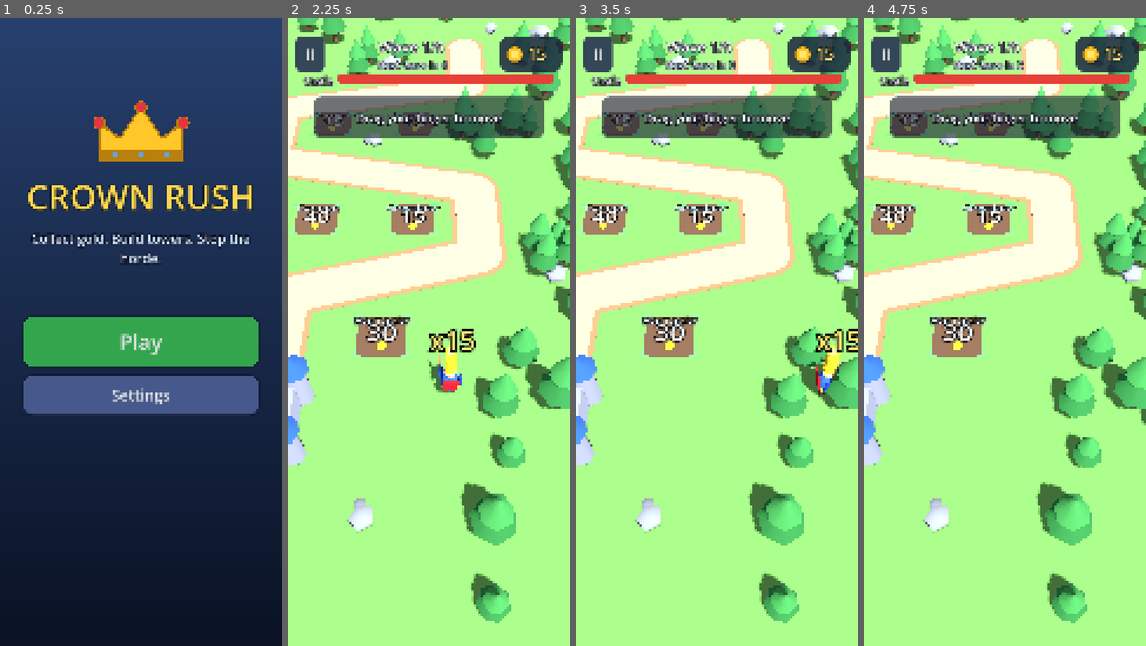
Above: before the commit, frames 1-4 (left to right).
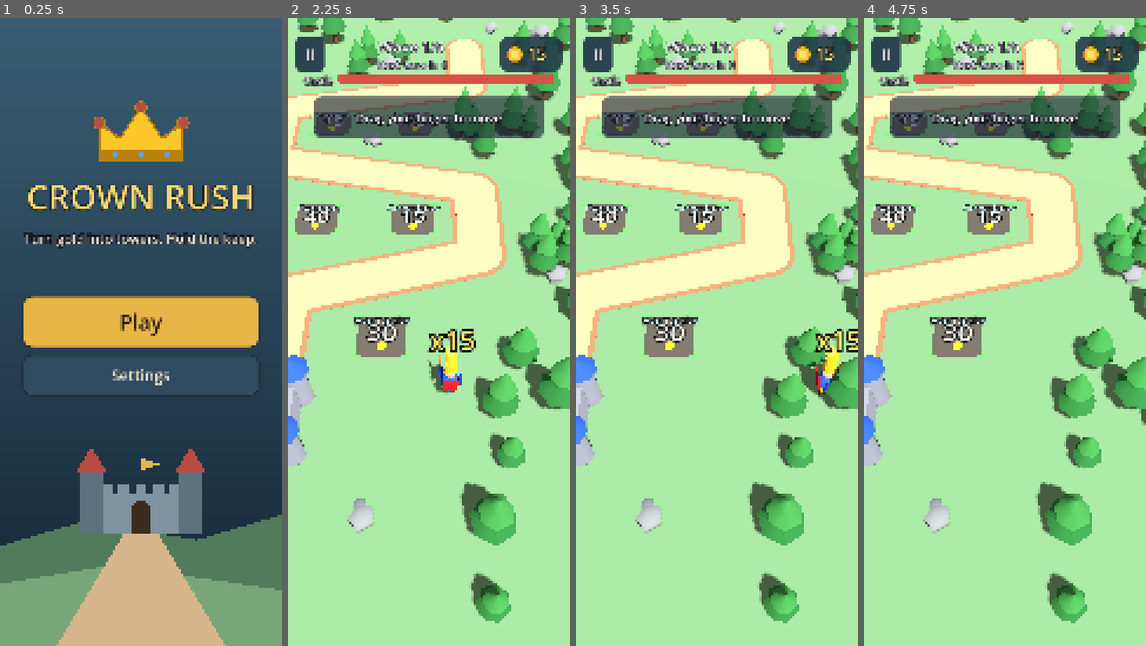
Above: after the commit, the same moments.

Repository: legioner666/Game-
Game: Godot game, scene res://main.tscn
The game is run twice, just before and just after one commit, with the same random seed, the same clock (stepped at 60 frames per second) and the same inputs.
Inputs (mouse positions are in pixels of both pictures, inside the frame that each line leads up to):
- Up to frame 1 (0.25 s): no input
- Up to frame 2 (2.25 s): click "Play" at 0.5 s; click "II" at 1.25 s; click "Restart" at 2 s
- Up to frame 3 (3.5 s): tap Enter at 2.75 s; move the mouse to (779, 300) at 2.77 s; hold Right (ui_right) from 2.78 s (still down); click (779, 300) at 2.92 s
- Up to frame 4 (4.75 s): release Right (ui_right) at 3.5 s; drag from (948, 363) to (990, 457) at 3.52 s; move the mouse to (1033, 193) at 4.27 s; hold Right (ui_right) from 4.28 s (still down); click (1033, 193) at 4.42 s

The runs differ from the first frame. In frame 1, 80% of the frame differs, in the area x 0-100%, y 0-100%; in frame 2, 84%; in frame 3, 84%; in frame 4, 85%.

Commit message:
UX + visual pass: wider deposit zone, stop hint, smaller banner, new palette and menu
- Deposit reach 2.3, max speed 3.2, 'Stop to build' hint, wave banner moved up and smaller, fewer stack discs.
- Muted storybook palette (grass, sand path, slate UI, gold CTA), castle menu scene, new tagline.

Co-Authored-By: Claude Sonnet 5.5 <noreply@anthropic.com>
Claude-Session: https://claude.ai/code/session_01Vo2zMfmpPBAjaiyM3QAnEB

Diff:
--- a/godot/game.gd
+++ b/godot/game.gd
@@ -30,7 +30,7 @@
 const CAM_Z_MAX := 12.5
 const CAM_X_LIMIT := 4.0
 const CAM_FOV := 30.0
-const DEPOSIT_MAX_SPEED := 2.5
+const DEPOSIT_MAX_SPEED := 3.2
 const JOY_RADIUS := 170.0
 const JOY_DEADZONE := 0.1
 
@@ -43,13 +43,13 @@
 const CARRY_CAP := 150
 const START_COINS := 15
 const MAGNET_RADIUS := 3.0
-const PLATE_REACH := 1.9
+const PLATE_REACH := 2.3
 const DEPOSIT_INTERVAL := 0.045
 const COIN_LIFETIME := 14.0
 const BASE_HP_MAX := 20
 const MAX_ENEMIES := 600
 const MAX_COINS := 450
-const STACK_VISIBLE := 60
+const STACK_VISIBLE := 40
 const ALLY_AGGRO := 7.0
 const ALLY_SPEED := 4.6
 
@@ -351,6 +351,8 @@
 var _hp_bar: ProgressBar
 var _hint_label: Label
 var _banner_label: Label
+var _stop_label: Label
+var _stop_t := 0.0
 var _banner_tween: Tween
 var _overlay: Control
 var _stack_label: Label3D
@@ -458,17 +460,17 @@
 func _build_world() -> void:
 	var env := Environment.new()
 	env.background_mode = Environment.BG_COLOR
-	env.background_color = Color(0.62, 0.78, 0.92)
+	env.background_color = Color(0.70, 0.82, 0.88)
 	env.ambient_light_source = Environment.AMBIENT_SOURCE_COLOR
-	env.ambient_light_color = Color(0.78, 0.80, 0.88)
-	env.ambient_light_energy = 0.65
+	env.ambient_light_color = Color(0.86, 0.83, 0.80)
+	env.ambient_light_energy = 0.45
 	var we := WorldEnvironment.new()
 	we.environment = env
 	add_child(we)
 
 	_light = DirectionalLight3D.new()
 	_light.rotation_degrees = Vector3(-58, 28, 0)
-	_light.light_energy = 1.05
+	_light.light_energy = 0.8
 	_light.shadow_enabled = Settings.shadows
 	_light.directional_shadow_max_distance = 60.0
 	add_child(_light)
@@ -483,11 +485,11 @@
 	_camera.look_at(Vector3(_cam_x, 0, _cam_z))
 
 	# земля, стежка
-	var ground := Models.mi(Models.box(Vector3(160, 0.2, 160)), Vector3(0, -0.1, 0), Color(0.42, 0.67, 0.32))
+	var ground := Models.mi(Models.box(Vector3(160, 0.2, 160)), Vector3(0, -0.1, 0), Color(0.47, 0.65, 0.47))
 	Models.no_shadow(ground)
 	add_child(ground)
-	var rim_c := Color(0.62, 0.50, 0.34)
-	var sand_c := Color(0.87, 0.75, 0.53)
+	var rim_c := Color(0.66, 0.50, 0.35)
+	var sand_c := Color(0.84, 0.71, 0.55)
 	for i in WAYPOINTS.size() - 1:
 		var a := WAYPOINTS[i]
 		var b := WAYPOINTS[i + 1]
@@ -616,10 +618,10 @@
 		p.node = Node3D.new()
 		p.node.position = p.pos
 		add_child(p.node)
-		p.tile = Models.mi(Models.box(Vector3(2.6, 0.06, 2.6)), Vector3(0, 0.06, 0), Color(0.40, 0.30, 0.22))
+		p.tile = Models.mi(Models.box(Vector3(2.6, 0.06, 2.6)), Vector3(0, 0.06, 0), Color(0.36, 0.34, 0.32))
 		Models.no_shadow(p.tile)
 		p.node.add_child(p.tile)
-		p.fill = Models.mi(Models.box(Vector3(2.4, 0.05, 1.0)), Vector3(0, 0.1, 1.2), Color(0.35, 0.85, 0.35))
+		p.fill = Models.mi(Models.box(Vector3(2.4, 0.05, 1.0)), Vector3(0, 0.1, 1.2), Color(0.91, 0.71, 0.28))
 		Models.no_shadow(p.fill)
 		p.fill.visible = false
 		p.node.add_child(p.fill)
@@ -723,7 +725,7 @@
 	bar.add_theme_constant_override("separation", 20)
 	root.add_child(bar)
 
-	var pause := _make_button("II", Vector2(110, 110), Color(0.15, 0.2, 0.32, 0.9), 54)
+	var pause := _make_button("II", Vector2(110, 110), Color(0.125, 0.21, 0.28, 0.92), 54)
 	pause.pressed.connect(_toggle_pause)
 	bar.add_child(pause)
 
@@ -741,7 +743,7 @@
 
 	var chip := PanelContainer.new()
 	chip.mouse_filter = Control.MOUSE_FILTER_IGNORE
-	chip.add_theme_stylebox_override("panel", _style_box(Color(0.1, 0.14, 0.24, 0.85), 40))
+	chip.add_theme_stylebox_override("panel", _style_box(Color(0.125, 0.21, 0.28, 0.88), 40))
 	bar.add_child(chip)
 	var chip_row := HBoxContainer.new()
 	chip_row.mouse_filter = Control.MOUSE_FILTER_IGNORE
@@ -770,7 +772,7 @@
 	_hp_bar.custom_minimum_size = Vector2(0, 34)
 	_hp_bar.mouse_filter = Control.MOUSE_FILTER_IGNORE
 	_hp_bar.add_theme_stylebox_override("background", _style_box(Color(0.08, 0.08, 0.12, 0.8), 17))
-	_hp_bar.add_theme_stylebox_override("fill", _style_box(Color(0.9, 0.25, 0.22), 17))
+	_hp_bar.add_theme_stylebox_override("fill", _style_box(Color(0.85, 0.32, 0.27), 17))
 	hp_row.add_child(_hp_bar)
 
 	_hint_label = _make_label(I18n.t("hint_move"), 46, Color(1, 1, 1))
@@ -785,16 +787,27 @@
 	_hint_label.autowrap_mode = TextServer.AUTOWRAP_WORD_SMART
 	root.add_child(_hint_label)
 
-	_banner_label = _make_label("", 110, Color(1.0, 0.9, 0.45))
-	_banner_label.set_anchors_and_offsets_preset(Control.PRESET_CENTER)
+	_banner_label = _make_label("", 72, Color(1.0, 0.9, 0.45))
+	_banner_label.set_anchors_and_offsets_preset(Control.PRESET_CENTER_TOP)
 	_banner_label.offset_left = -520
 	_banner_label.offset_right = 520
-	_banner_label.offset_top = -200
-	_banner_label.offset_bottom = -60
+	_banner_label.offset_top = 285
+	_banner_label.offset_bottom = 395
 	_banner_label.horizontal_alignment = HORIZONTAL_ALIGNMENT_CENTER
-	_banner_label.pivot_offset = Vector2(520, 70)
+	_banner_label.pivot_offset = Vector2(520, 55)
 	_banner_label.modulate.a = 0.0
-	_banner_label.add_theme_constant_override("outline_size", 24)
+	_banner_label.add_theme_constant_override("outline_size", 18)
+	_stop_label = _make_label(I18n.t("stop_hint"), 52, Color(1, 1, 1))
+	_stop_label.set_anchors_and_offsets_preset(Control.PRESET_CENTER_BOTTOM)
+	_stop_label.offset_left = -400
+	_stop_label.offset_right = 400
+	_stop_label.offset_top = -520
+	_stop_label.offset_bottom = -420
+	_stop_label.horizontal_alignment = HORIZONTAL_ALIGNMENT_CENTER
+	_stop_label.vertical_alignment = VERTICAL_ALIGNMENT_CENTER
+	_stop_label.add_theme_stylebox_override("normal", _style_box(Color(0.08, 0.14, 0.2, 0.75), 30))
+	_stop_label.visible = false
+	root.add_child(_stop_label)
 	root.add_child(_banner_label)
 
 
@@ -818,7 +831,7 @@
 	_overlay.set_anchors_and_offsets_preset(Control.PRESET_FULL_RECT)
 	_ui.add_child(_overlay)
 	var dim := ColorRect.new()
-	dim.color = Color(0.02, 0.04, 0.1, 0.72)
+	dim.color = Color(0.05, 0.1, 0.14, 0.78)
 	dim.set_anchors_and_offsets_preset(Control.PRESET_FULL_RECT)
 	_overlay.add_child(dim)
 	var box := VBoxContainer.new()
@@ -1559,6 +1572,7 @@
 
 func _update_plates(delta: float) -> void:
 	var hp := _hero.position
+	_stop_t = maxf(0.0, _stop_t - delta)
 	var active: Plate = null
 	for p in _plates:
 		if p.level >= 3:
@@ -1568,6 +1582,8 @@
 		if dx * dx + dz * dz <= PLATE_REACH * PLATE_REACH:
 			active = p
 			break
+	if active != null and _carried > 0 and _real_speed > DEPOSIT_MAX_SPEED:
+		_stop_t = 0.5
 	if active == null or _carried <= 0 or _real_speed > DEPOSIT_MAX_SPEED:
 		_deposit_timer = 0.0
 		return
@@ -1775,6 +1791,7 @@
 
 
 func _update_hud() -> void:
+	_stop_label.visible = _stop_t > 0.0
 	_coin_label.text = str(_carried)
 	_hp_bar.value = _base_hp
 	_wave_label.text = I18n.t("wave") % [mini(_wave + 1, WAVES.size()), WAVES.size()]
--- a/godot/i18n.gd
+++ b/godot/i18n.gd
@@ -5,7 +5,7 @@
 
 const STR := {
 	"title": {"uk": "CROWN RUSH", "en": "CROWN RUSH"},
-	"tagline": {"uk": "Збирай золото. Будуй вежі. Зупини орду.", "en": "Collect gold. Build towers. Stop the horde."},
+	"tagline": {"uk": "Золото — у вежі. Фортеця — під захистом.", "en": "Turn gold into towers. Hold the keep."},
 	"play": {"uk": "Грати", "en": "Play"},
 	"settings": {"uk": "Налаштування", "en": "Settings"},
 	"copy_report": {"uk": "Скопіювати звіт", "en": "Copy report"},
@@ -25,6 +25,7 @@
 	"wave_start": {"uk": "Хвиля %d", "en": "Wave %d"},
 	"wave_clear": {"uk": "Хвилю відбито! +%d", "en": "Wave cleared! +%d"},
 	"base": {"uk": "Замок", "en": "Castle"},
+	"stop_hint": {"uk": "Зупинись, щоб будувати", "en": "Stop to build"},
 	"hint_move": {"uk": "Тягни палець по екрану, щоб рухатись", "en": "Drag your finger to move"},
 	"hint_build": {"uk": "Збирай монети й стань на плитку з ціною, щоб побудувати вежу", "en": "Collect coins and stand on a tile to build a tower"},
 	"pause": {"uk": "Пауза", "en": "Paused"},
--- a/godot/menu.gd
+++ b/godot/menu.gd
@@ -28,10 +28,43 @@
 		draw_polyline(PackedVector2Array([pts[0], pts[1], pts[2], pts[3], pts[4], pts[5], pts[6], pts[0]]), dark, 8.0)
 		draw_rect(Rect2(10, 170, 320, 40), dark)
 		for c in [Vector2(10, 70), Vector2(170, 10), Vector2(330, 70)]:
-			draw_circle(c, 22.0, Color(0.9, 0.2, 0.25))
+			draw_circle(c, 22.0, Color(0.72, 0.3, 0.27))
 			draw_arc(c, 22.0, 0.0, TAU, 24, dark, 5.0)
 		for x in [70.0, 170.0, 270.0]:
 			draw_circle(Vector2(x, 190), 10.0, Color(0.35, 0.65, 1.0))
+
+
+class CastleScene extends Control:
+	func _init() -> void:
+		mouse_filter = Control.MOUSE_FILTER_IGNORE
+
+	func _draw() -> void:
+		var w := size.x
+		var h := size.y
+		var hill := Color("#527B5C")
+		var hill2 := Color("#79A678")
+		var stone := Color("#7f93a0")
+		var stone_d := Color("#5d717e")
+		var roof := Color("#B84C44")
+		draw_colored_polygon(PackedVector2Array([Vector2(0, h * 0.84), Vector2(w * 0.3, h * 0.8), Vector2(w * 0.7, h * 0.83), Vector2(w, h * 0.79), Vector2(w, h), Vector2(0, h)]), hill)
+		draw_colored_polygon(PackedVector2Array([Vector2(0, h * 0.9), Vector2(w * 0.4, h * 0.87), Vector2(w, h * 0.91), Vector2(w, h), Vector2(0, h)]), hill2)
+		# дорога до замку
+		draw_colored_polygon(PackedVector2Array([Vector2(w * 0.44, h * 0.82), Vector2(w * 0.56, h * 0.82), Vector2(w * 0.8, h), Vector2(w * 0.2, h)]), Color("#D7B68D"))
+		# замок
+		var cx := w * 0.5
+		var base_y := h * 0.82
+		draw_rect(Rect2(cx - 150, base_y - 150, 300, 150), stone)
+		for i in 5:
+			draw_rect(Rect2(cx - 150 + i * 64, base_y - 185, 44, 38), stone)
+		for sx in [-1.0, 1.0]:
+			var tx: float = cx + sx * 190.0
+			draw_rect(Rect2(tx - 45, base_y - 230, 90, 230), stone_d)
+			draw_colored_polygon(PackedVector2Array([Vector2(tx - 62, base_y - 230), Vector2(tx + 62, base_y - 230), Vector2(tx, base_y - 330)]), roof)
+		draw_rect(Rect2(cx - 36, base_y - 90, 72, 90), Color("#3b2a1f"))
+		draw_circle(Vector2(cx, base_y - 90), 36.0, Color("#3b2a1f"))
+		# прапор
+		draw_line(Vector2(cx, base_y - 185), Vector2(cx, base_y - 290), Color("#3b2a1f"), 6.0)
+		draw_colored_polygon(PackedVector2Array([Vector2(cx, base_y - 290), Vector2(cx + 70, base_y - 265), Vector2(cx, base_y - 240)]), Color("#E8B547"))
 
 
 func _ready() -> void:
@@ -65,13 +98,18 @@
 	b.focus_mode = Control.FOCUS_NONE
 	b.custom_minimum_size = Vector2(0, height)
 	b.add_theme_font_size_override("font_size", font)
+	var dark_text := color.get_luminance() > 0.5
+	var tc := Color("#2a2015") if dark_text else Color("#F2E6CB")
+	b.add_theme_color_override("font_color", tc)
+	b.add_theme_color_override("font_hover_color", tc)
+	b.add_theme_color_override("font_pressed_color", tc)
 	b.add_theme_stylebox_override("normal", _style(color))
 	b.add_theme_stylebox_override("hover", _style(color.lightened(0.1)))
 	b.add_theme_stylebox_override("pressed", _style(color.darkened(0.15)))
 	return b
 
 
-func _label(text: String, font: int, color: Color = Color.WHITE) -> Label:
+func _label(text: String, font: int, color: Color = Color("#F2E6CB")) -> Label:
 	var l := Label.new()
 	l.text = text
 	l.add_theme_font_size_override("font_size", font)
@@ -102,8 +140,8 @@
 	add_child(_root)
 
 	var grad := Gradient.new()
-	grad.set_color(0, Color("#27406e"))
-	grad.set_color(1, Color("#0a1224"))
+	grad.set_color(0, Color("#3a5d73"))
+	grad.set_color(1, Color("#142634"))
 	var gt := GradientTexture2D.new()
 	gt.gradient = grad
 	gt.fill_from = Vector2(0.5, 0.0)
@@ -116,6 +154,10 @@
 	bg.stretch_mode = TextureRect.STRETCH_SCALE
 	_root.add_child(bg)
 
+	var scene := CastleScene.new()
+	scene.set_anchors_and_offsets_preset(Control.PRESET_FULL_RECT)
+	_root.add_child(scene)
+
 	var box := VBoxContainer.new()
 	box.set_anchors_and_offsets_preset(Control.PRESET_FULL_RECT)
 	box.offset_left = 90
@@ -137,24 +179,24 @@
 	crown_row.alignment = BoxContainer.ALIGNMENT_CENTER
 	crown_row.add_child(CrownIcon.new())
 	box.add_child(crown_row)
-	box.add_child(_label(I18n.t("title"), 130, Color(1.0, 0.85, 0.3)))
-	box.add_child(_label(I18n.t("tagline"), 50, Color(0.85, 0.92, 1.0)))
+	box.add_child(_label(I18n.t("title"), 130, Color("#F8D874")))
+	box.add_child(_label(I18n.t("tagline"), 50, Color("#F2E6CB")))
 	var spacer := Control.new()
 	spacer.custom_minimum_size = Vector2(0, 120)
 	box.add_child(spacer)
-	var play := _button(I18n.t("play"), Color(0.2, 0.65, 0.3), 190, 82)
+	var play := _button(I18n.t("play"), Color("#E8B547"), 190, 82)
 	play.pressed.connect(func():
 		_click()
 		play_pressed.emit())
 	box.add_child(play)
-	var st := _button(I18n.t("settings"), Color(0.28, 0.35, 0.55), 150, 58)
+	var st := _button(I18n.t("settings"), Color("#2f4b5f"), 150, 58)
 	st.pressed.connect(func(): _go("settings"))
 	box.add_child(st)
 
 
 func _toggle_row(box: VBoxContainer, key: String, value: bool, setter: Callable) -> void:
 	var text := "%s: %s" % [I18n.t(key), I18n.t("on") if value else I18n.t("off")]
-	var b := _button(text, Color(0.2, 0.55, 0.3) if value else Color(0.45, 0.3, 0.3), 140, 54)
+	var b := _button(text, Color("#4f8a5a") if value else Color("#7a4a44"), 140, 54)
 	b.pressed.connect(func():
 		setter.call(not value)
 		Settings.save_settings()
@@ -164,7 +206,7 @@
 
 func _build_settings(box: VBoxContainer) -> void:
 	box.add_child(_label(I18n.t("settings"), 100, Color(1.0, 0.85, 0.3)))
-	var lang := _button("%s: %s" % [I18n.t("language"), I18n.t("lang_name")], Color(0.28, 0.35, 0.55), 140, 54)
+	var lang := _button("%s: %s" % [I18n.t("language"), I18n.t("lang_name")], Color("#2f4b5f"), 140, 54)
 	lang.pressed.connect(func():
 		Settings.lang = "en" if Settings.lang == "uk" else "uk"
 		Settings.save_settings()
@@ -184,6 +226,6 @@
 		Report.copy_to_clipboard()
 		rep.text = I18n.t("copied"))
 	box.add_child(rep)
-	var back := _button(I18n.t("back"), Color(0.85, 0.6, 0.1), 150, 58)
+	var back := _button(I18n.t("back"), Color("#E8B547"), 150, 58)
 	back.pressed.connect(func(): _go("main"))
 	box.add_child(back)
